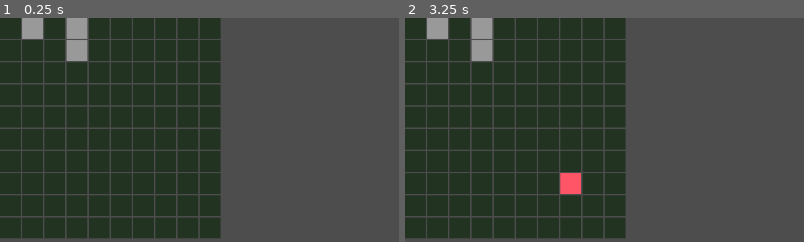
Above: before the commit, frames 1-2 (left to right).
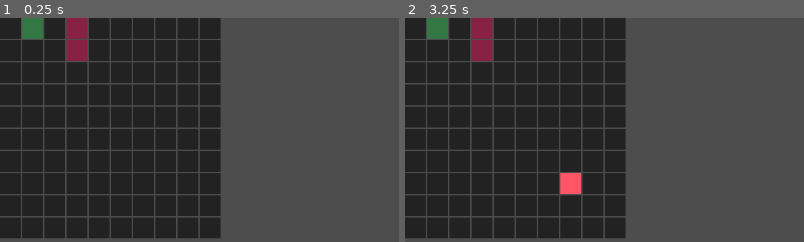
Above: after the commit, the same moments.

Repository: nagymathev/gridsystem
Game: Godot game, scene res://scenes/inventory.tscn
Same seed, same stepped clock (60 frames per second), same inputs: the game is played once before the commit and once after it.
Inputs (mouse positions are % of the whole screen's width and height, from its top left):
- Up to frame 1 (0.25 s): no input
- Up to frame 2 (3.25 s): tap Enter at 0.5, 2 s; move the mouse to (72, 45) at 0.52 s; click (72, 45) at 0.67 s; tap Space at 1.25, 2.75 s; drag from (30, 55) to (45, 70) at 1.27 s; move the mouse to (60, 28) at 2.02 s; click (60, 28) at 2.17 s; drag from (45, 70) to (20, 35) at 2.77 s
The pictures show only the part of the screen within x 0-50%, y 0-50%; the shares and areas given below are measured in that part.

The runs differ from the first frame. In frame 1, 1.5% of the frame differs, in the area x 5-23%, y 0-20%; in frame 2, 1.5%.

Commit message:
render item when dragging it

Diff:
--- a/scripts/inventory.gd
+++ b/scripts/inventory.gd
@@ -1,21 +1,22 @@
 extends Control
 class_name Inventory
 
-@export var background_color: Color = Color("#232f")
+@export var background_color: Color = Color("#222f")
 @export var item_color: Color = Color("#999f")
 
-@export var items: Array[Item] ## Stores pointers to the items themselves
-@export var grid: Array[int] ## Stores IDs of the items
+@export var items: Array[Item] ## Stores pointers to the items themselves.
+@export var grid: Array[int] ## Stores IDs of the items. Can be used to find the actual Item.
 @export var grid_size: Vector2i = Vector2i(10, 10)
 var total_grid_slots := grid_size.x * grid_size.y
 @export var cell_size: int = 30
 @export var cell_gap_size: int = 2
 
-var grid_rects: Array[Node]
+var grid_rects: Array[ColorRect] ## Used for rendering
 var previous_cell: Node
 var previous_color: Color
 
 var dragged_item: Item
+var dragged_item_render: Array[ColorRect]
 var is_dragging: bool = false
 
 signal drag_start
@@ -39,19 +40,24 @@
 	grid_rects.resize(total_grid_slots)
 
 	for i in total_grid_slots:
-		var crect := ColorRect.new()
-		crect.custom_minimum_size = Vector2(30, 30)
-		crect.color = Color("#232f")
-		crect.position = index_to_vector(i)
-		self.add_child(crect)
-		grid_rects[i] = crect
+		var rect := create_rect(index_to_vector(i))
+		self.add_child(rect)
+		grid_rects[i] = rect
 
 	var item1 := Item.new(1, "something", [Vector2(0, 0)])
 	item1.index = 1
+	item1.item_color = Color("#374f")
 	append_item(item1)
 	var item2 := Item.new(2, "else", [Vector2(0, 0), Vector2(0, 1)])
 	item2.index = 3
+	item2.item_color = Color("#824f")
 	append_item(item2)
+
+	update_cells()
+
+func _process(delta: float) -> void:
+	if is_dragging and dragged_item:
+		render_item(dragged_item)
 
 func _input(event: InputEvent) -> void:
 	if event is InputEventMouseMotion:
@@ -92,6 +98,13 @@
 	previous_color = background_color
 	update_cells()
 
+	# For rendering the picked up item.
+	var mouse_pos := get_local_mouse_position()
+	for cell in dragged_item.item_cells:
+		var rect := create_rect(mouse_pos + (cell * (cell_size / 2)), dragged_item.item_color)
+		dragged_item_render.append(rect)
+		add_child(rect)
+
 func place_item_at(idx: int) -> void:
 	if !dragged_item:
 		return
@@ -105,10 +118,34 @@
 
 	dragged_item.index = idx # I have no idea at this point why I'm have this variable
 	items.append(dragged_item)
+	previous_color = dragged_item.item_color
 
 	dragged_item = null
-	previous_color = item_color
 	update_cells()
+
+	for rect in dragged_item_render:
+		remove_child(rect)
+		rect.queue_free()
+	dragged_item_render.clear()
+
+func create_rect(pos: Vector2 = Vector2.ZERO, color: Color = background_color) -> ColorRect:
+	var crect := ColorRect.new()
+	crect.custom_minimum_size = Vector2(cell_size, cell_size)
+	crect.color = color
+	crect.position = pos
+
+	return crect
+
+func render_item(item: Item) -> void:
+	var mouse_pos := get_local_mouse_position()
+
+	for i in item.item_cells.size():
+		var rect := dragged_item_render[i]
+		rect.position = Vector2(
+			(mouse_pos.x - cell_size / 2) + item.item_cells[i].x * (cell_size + cell_gap_size),
+			(mouse_pos.y - cell_size / 2) + item.item_cells[i].y * (cell_size + cell_gap_size)
+		)
+		rect.color = item.item_color
 
 func mouse_pos_index() -> int:
 	return vector_to_index(screen_space_pixel_to_grid_position(get_local_mouse_position()))
@@ -121,9 +158,9 @@
 func translate_relative_cell_to_index(cell_index: int, current_cell: Vector2i) -> int:
 	return cell_index + current_cell.x + (grid_size.x * current_cell.y)
 
-## Converts cell indexes to gris space vector positions.
-func index_to_vector(index: int) -> Vector2i:
-	return Vector2i(index % grid_size.x, floor(index / grid_size.x)) * (cell_size + cell_gap_size)
+## Converts cell indexes to grid space vector positions.
+func index_to_vector(index: int) -> Vector2:
+	return Vector2(index % grid_size.x, floor(index / grid_size.x)) * (cell_size + cell_gap_size)
 
 ## Converts grid space vector positions to cell indexes.
 func vector_to_index(pos: Vector2) -> int:
@@ -132,7 +169,9 @@
 func update_cells() -> void:
 	for i in grid.size():
 		if grid[i] > 0:
-			grid_rects[i].color = item_color
+			for item in items:
+				if item.item_id == grid[i]:
+					grid_rects[i].color = item.item_color
 		else:
 			grid_rects[i].color = background_color
 
--- a/scripts/item.gd
+++ b/scripts/item.gd
@@ -8,9 +8,9 @@
 @export var item_name: String
 @export var item_image: Texture2D
 @export var item_color: Color
-@export var item_cells: Array[Vector2i]
+@export var item_cells: Array[Vector2]
 
-func _init(id: int = 0, name: String = "default", cells: Array[Vector2i] = [Vector2(0,0)]) -> void:
+func _init(id: int = 0, name: String = "default", cells: Array[Vector2] = [Vector2(0,0)]) -> void:
 	self.item_id = id
 	self.item_name = name
 	self.item_cells = cells
Not shown, changed: README.md
